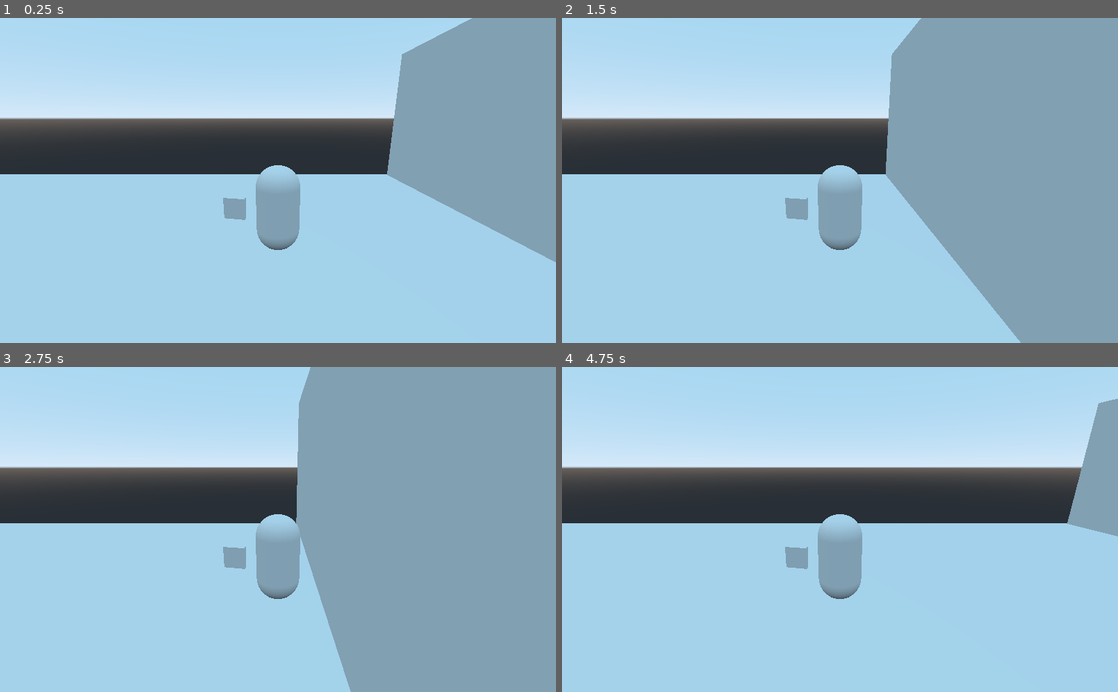
Above: before the commit, frames 1-4 (two rows, left to right).
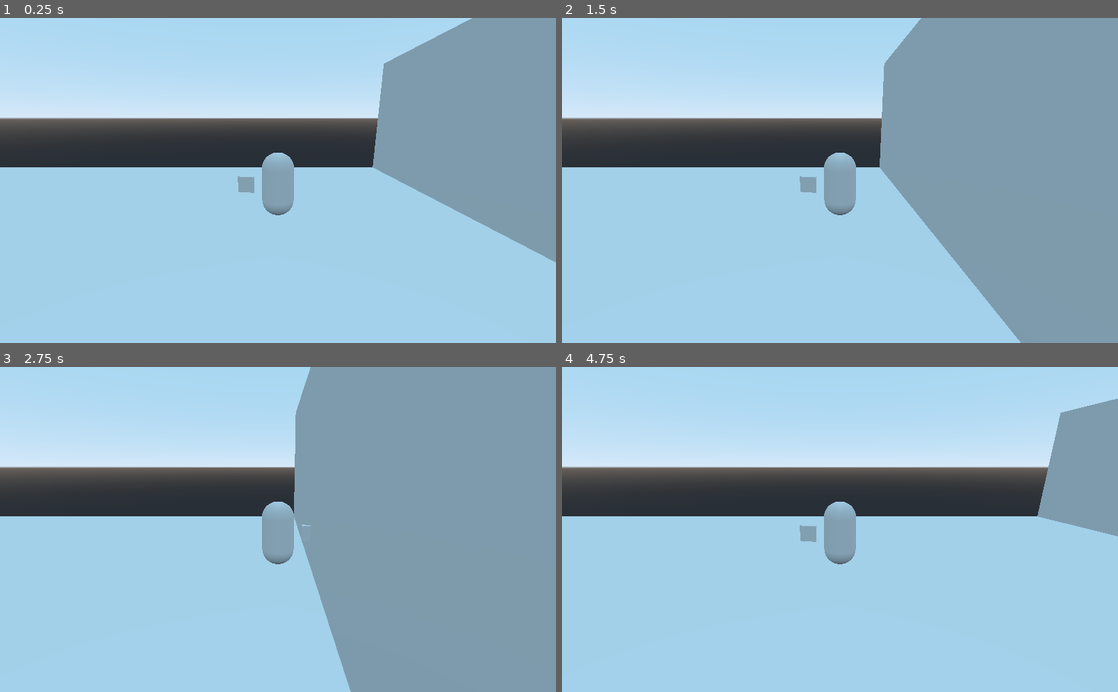
Above: after the commit, the same moments.

Repository: matgib38/Devoid
Game: Godot game, scene res://Test Level.tscn
Same seed, same stepped clock (60 frames per second), same inputs: the game is played once before the commit and once after it. The project has no main scene, so this scene is started directly.
Inputs:
- Up to frame 1 (0.25 s): no input
- Up to frame 2 (1.5 s): tap Enter at 0.5 s; hold Right (ui_right) 0.53-1.28 s; hold Left (ui_left) from 1.28 s (still down)
- Up to frame 3 (2.75 s): release Left (ui_left) at 2.03 s; hold Right (ui_right) from 2.03 s (still down)
- Up to frame 4 (4.75 s): release Right (ui_right) at 2.78 s; hold Up (ui_up) 2.78-3.53 s; hold Left (ui_left) from 3.53 s (still down)

The runs differ from the first frame. In frame 1, 4.3% of the frame differs, in the area x 0-82%, y 11-72%; in frame 2, 3.5%; in frame 3, 3.0%; in frame 4, 5.8%, in the area x 0-97%, y 11-72%.

Commit message:
Added rotation code so player character now faces last pressed direction, and made camera follow player properly.

Diff:
--- /dev/null
+++ b/Camera.gd
@@ -0,0 +1,10 @@
+extends Camera
+
+var camera_pos = Vector3.ZERO
+onready var player_follow = get_parent().get_node("Player")
+
+func _process(delta):
+	camera_pos.z= player_follow.translation.z
+	camera_pos.y = player_follow.translation.y + 3
+	camera_pos.x= get_translation().x
+	set_translation(camera_pos)
--- a/Movement.gd
+++ b/Movement.gd
@@ -26,6 +26,10 @@
 	var input = get_input()
 	if input != Vector3.ZERO:
 		speed += acceleration
+		if input > Vector3.ZERO:
+			$CharacterMesh.rotation_degrees.y = 180
+		elif input < Vector3.ZERO:
+			$CharacterMesh.rotation_degrees.y = 0
 		if speed > max_speed:
 			speed = max_speed
 
--- a/Player.tscn
+++ b/Player.tscn
@@ -2,11 +2,11 @@
 
 [ext_resource path="res://Movement.gd" type="Script" id=1]
 
+[sub_resource type="CapsuleMesh" id=2]
+radius = 0.5
+
 [sub_resource type="PrismMesh" id=1]
 size = Vector3( 0.2, 0.5, 0.5 )
-
-[sub_resource type="CapsuleMesh" id=2]
-radius = 0.5
 
 [sub_resource type="CapsuleShape" id=3]
 radius = 0.506314
@@ -17,19 +17,16 @@
 [node name="Position3D" type="Position3D" parent="."]
 transform = Transform( 1, 0, 0, 0, -4.37114e-08, -1, 0, 1, -4.37114e-08, 0, 1, 1 )
 
-[node name="Character Mesh" type="MeshInstance" parent="."]
-transform = Transform( -1, -8.74228e-08, 3.82137e-15, 0, -4.37114e-08, -1, 8.74228e-08, -1, 4.37114e-08, 0, 1, -1 )
-mesh = SubResource( 1 )
+[node name="CharacterMesh" type="MeshInstance" parent="."]
+transform = Transform( 1, 0, 0, 0, -4.37114e-08, -1, 0, 1, -4.37114e-08, 0, 1, 0 )
+mesh = SubResource( 2 )
 material/0 = null
 
-[node name="Point Direction" type="MeshInstance" parent="."]
-transform = Transform( 1, 0, 0, 0, -4.37114e-08, -1, 0, 1, -4.37114e-08, 0, 1, 0 )
-mesh = SubResource( 2 )
+[node name="PointDirection" type="MeshInstance" parent="CharacterMesh"]
+transform = Transform( -1, -8.74228e-08, 3.82137e-15, 8.74228e-08, -1, 8.74228e-08, -3.82137e-15, 8.74228e-08, 1, 0, -1, 5.96046e-08 )
+mesh = SubResource( 1 )
 material/0 = null
 
 [node name="CollisionShape" type="CollisionShape" parent="."]
 transform = Transform( 1, 0, 0, 0, -4.37114e-08, 1, 0, -1, -4.37114e-08, 0, 1, 0 )
 shape = SubResource( 3 )
-
-[node name="Camera" type="Camera" parent="."]
-transform = Transform( 1.26666e-07, 0.258819, -0.965926, -1.13133e-08, 0.965926, 0.258819, 1, -2.18558e-08, 1.25278e-07, -5, 3, 1.19209e-07 )
--- a/Test Level.tscn
+++ b/Test Level.tscn
@@ -1,6 +1,7 @@
-[gd_scene load_steps=5 format=2]
+[gd_scene load_steps=6 format=2]
 
 [ext_resource path="res://Player.tscn" type="PackedScene" id=1]
+[ext_resource path="res://Camera.gd" type="Script" id=2]
 
 [sub_resource type="CubeMesh" id=1]
 size = Vector3( 10, 2, 10 )
@@ -29,11 +30,55 @@
 transform = Transform( 9.90036e-16, 1.31134e-08, 0.3, 1, -7.54979e-08, 0, -7.54979e-08, -1, 4.37114e-08, 0, -13.2, 19 )
 
 [node name="MeshInstance" type="MeshInstance" parent="Floor2"]
-transform = Transform( 5, 0, 0, 0, 1, 0, 0, 0, 5, 0, 0, 0 )
+transform = Transform( 5, 7.10543e-15, -1.69407e-21, -2.84217e-14, 1, 0, 0, 0, 5, 0, 0, 0 )
 mesh = SubResource( 1 )
 material/0 = SubResource( 3 )
 
 [node name="CollisionShape" type="CollisionShape" parent="Floor2"]
+shape = SubResource( 2 )
+
+[node name="Floor5" type="StaticBody" parent="."]
+transform = Transform( 9.90036e-16, 1.31134e-08, 0.3, 1, -7.54979e-08, 0, -7.54979e-08, -1, 4.37114e-08, 0, -10.2, 22 )
+
+[node name="MeshInstance" type="MeshInstance" parent="Floor5"]
+transform = Transform( 5, 7.10543e-15, -1.69407e-21, -2.84217e-14, 1, 0, 0, 0, 5, 0, 0, 0 )
+mesh = SubResource( 1 )
+material/0 = SubResource( 3 )
+
+[node name="CollisionShape" type="CollisionShape" parent="Floor5"]
+shape = SubResource( 2 )
+
+[node name="Floor6" type="StaticBody" parent="."]
+transform = Transform( 9.90036e-16, 1.31134e-08, 0.3, 1, -7.54979e-08, 0, -7.54979e-08, -1, 4.37114e-08, 0, -7.2, 26 )
+
+[node name="MeshInstance" type="MeshInstance" parent="Floor6"]
+transform = Transform( 5, 7.10543e-15, -1.69407e-21, -2.84217e-14, 1, 0, 0, 0, 5, 0, 0, 0 )
+mesh = SubResource( 1 )
+material/0 = SubResource( 3 )
+
+[node name="CollisionShape" type="CollisionShape" parent="Floor6"]
+shape = SubResource( 2 )
+
+[node name="Floor7" type="StaticBody" parent="."]
+transform = Transform( 9.90036e-16, 1.31134e-08, 0.3, -1.19209e-07, -1, 4.37114e-08, -1, 1.19209e-07, -1.91069e-15, 0, 19.8, -8 )
+
+[node name="MeshInstance" type="MeshInstance" parent="Floor7"]
+transform = Transform( 5, 7.10543e-15, -1.69407e-21, -2.84217e-14, 1, 0, 0, 0, 5, 0, 0, 0 )
+mesh = SubResource( 1 )
+material/0 = SubResource( 3 )
+
+[node name="CollisionShape" type="CollisionShape" parent="Floor7"]
+shape = SubResource( 2 )
+
+[node name="Floor4" type="StaticBody" parent="."]
+transform = Transform( 9.90036e-16, 1.31134e-08, 0.3, -1.19209e-07, -1, 4.37114e-08, -1, 1.19209e-07, -1.91069e-15, 0, 14.8, -25 )
+
+[node name="MeshInstance" type="MeshInstance" parent="Floor4"]
+transform = Transform( 5, 7.10543e-15, -1.69407e-21, -2.84217e-14, 1, 0, 0, 0, 5, 0, 0, 0 )
+mesh = SubResource( 1 )
+material/0 = SubResource( 3 )
+
+[node name="CollisionShape" type="CollisionShape" parent="Floor4"]
 shape = SubResource( 2 )
 
 [node name="Floor3" type="StaticBody" parent="."]
@@ -46,3 +91,7 @@
 
 [node name="CollisionShape" type="CollisionShape" parent="Floor3"]
 shape = SubResource( 2 )
+
+[node name="Camera" type="Camera" parent="."]
+transform = Transform( -4.2222e-08, 0.258819, -0.965926, 1.13133e-08, 0.965926, 0.258819, 1, 4.61853e-14, -4.37114e-08, -7, 4, 0 )
+script = ExtResource( 2 )
--- a/project.godot
+++ b/project.godot
@@ -19,4 +19,5 @@
 
 [rendering]
 
+quality/driver/driver_name="GLES2"
 environment/default_environment="res://default_env.tres"
